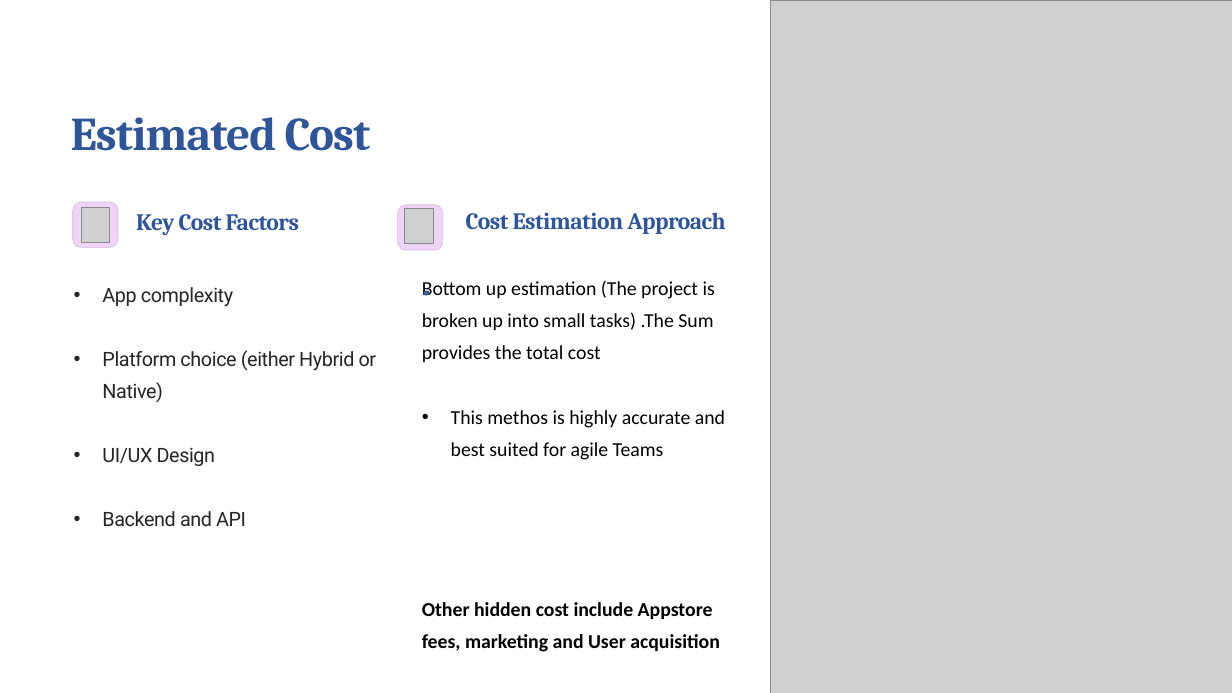
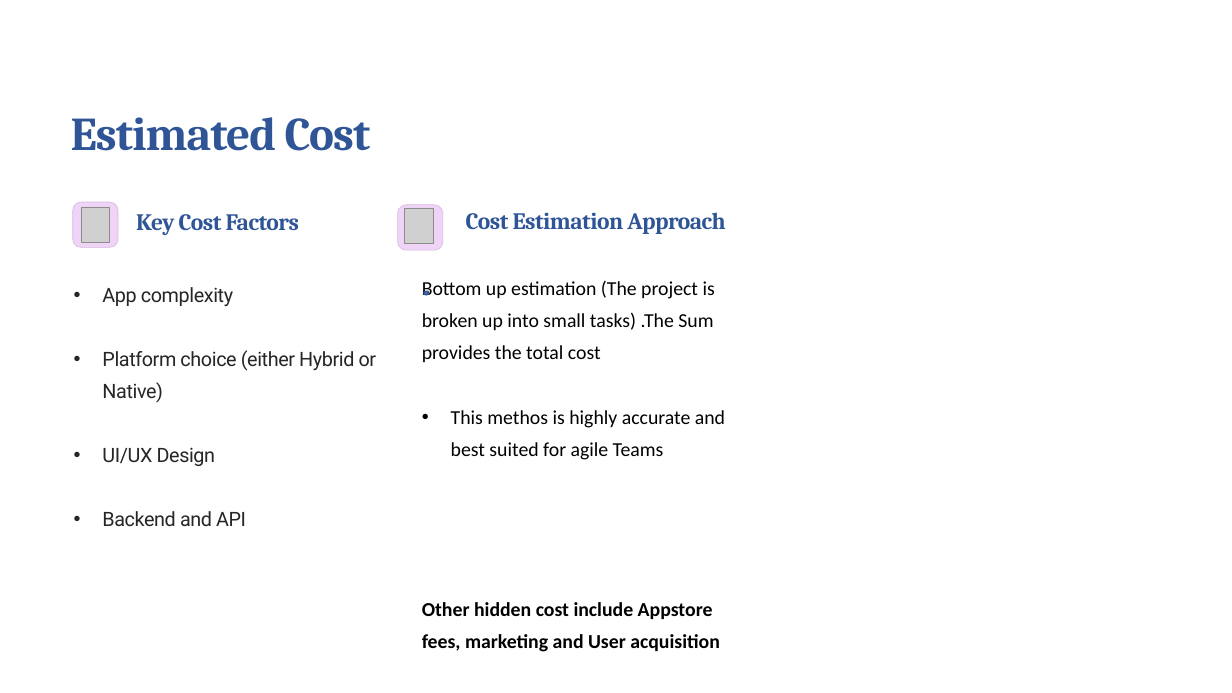
Before and after one commit to Pascaline-sudo/Group_1, a slide deck: slide 10 of Task 1 Powerpoint.pptx (slide 11 before the commit). Drawn at 1232x693 pixels with LibreOffice and Linux fonts; fonts in the diff are those of the drawing; grey boxes stand for pictures; background and template pictures are left out. Boxes give left, top, right and bottom in pixels: in the first picture for what was removed or moved away, otherwise in the second. Text is boxed around its words. In the diff, an @@ line names an element or a change of style, - is before the commit and + after.

```diff
--- a/Task 1 Powerpoint.pptx
+++ b/Task 1 Powerpoint.pptx
@@ picture removed at bbox=[770, 0, 1232, 693] @@
@@ rectangle added at bbox=[1048, 642, 1225, 688], fill #FFFFFF, outline #FFFFFF 1 pt @@
```
Also in this commit, not shown: 8 other slides changed, 2 slides added, 3 slides removed.
